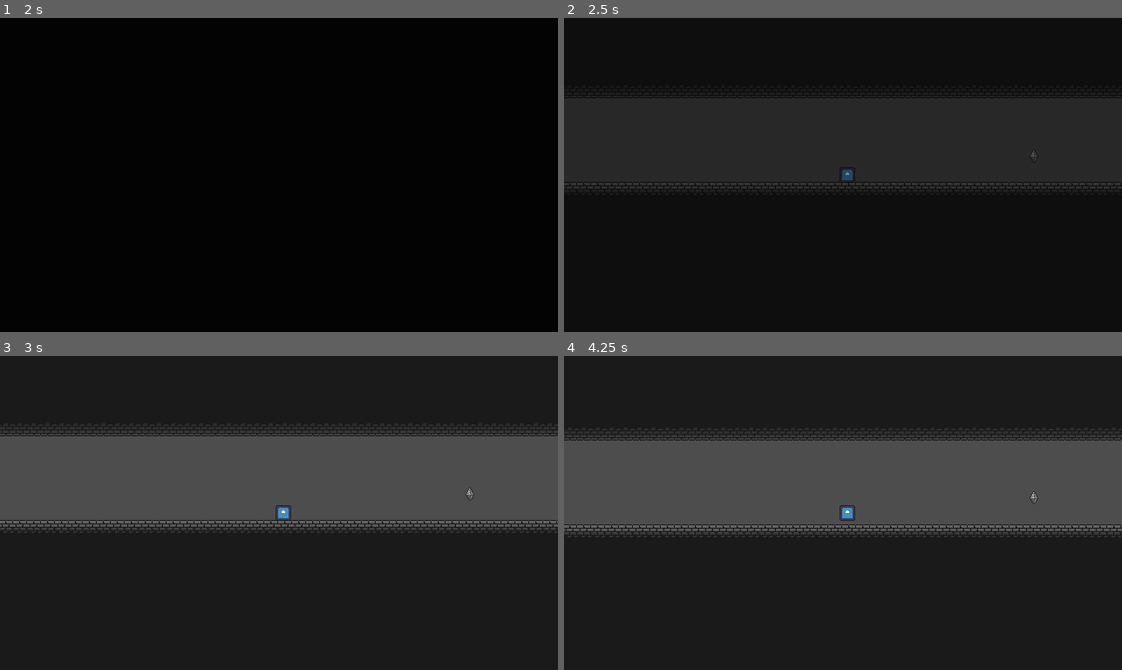
Above: before the commit, frames 1-4 (two rows, left to right).
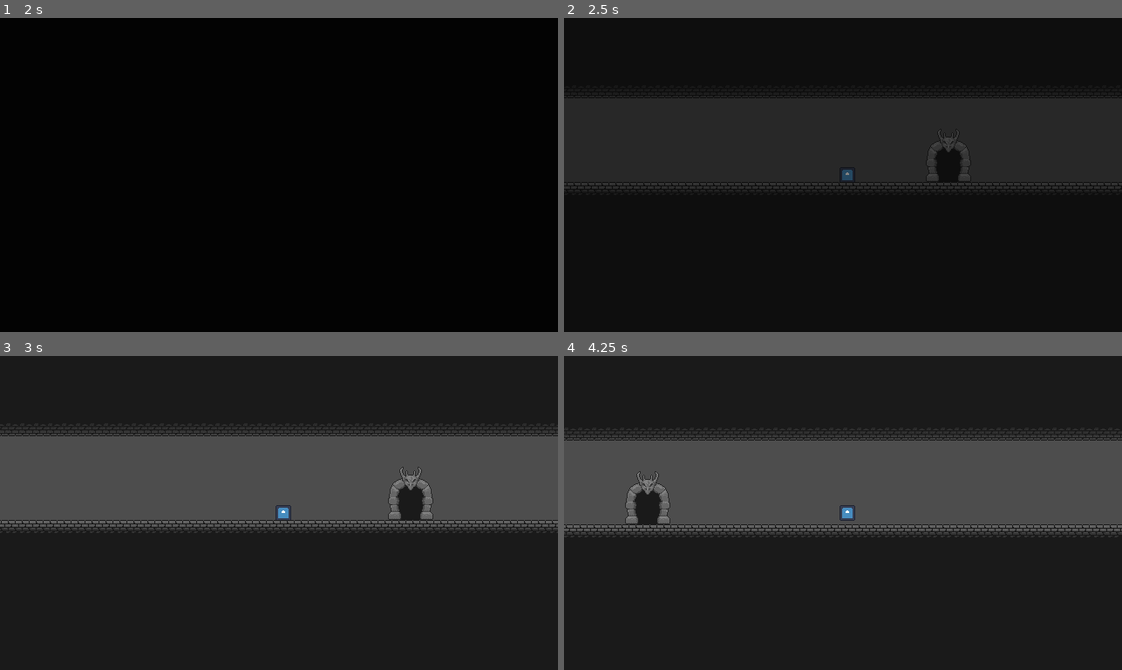
Above: after the commit, the same moments.

Repository: MatthewBL/Gates-and-Gems
Game: Godot game, scene res://scenes/level_manager/level_manager.tscn
Same seed, same stepped clock (60 frames per second), same inputs: the game is played once before the commit and once after it. The engine's default icon, where the game draws it, is replaced by a stand-in: a white triangle on a blue panel in a dark square.
Inputs:
- Up to frame 1 (2 s): tap Enter at 0.5 s; hold Space (ui_accept) 0.53-1.28 s; hold D (ui_right, bound only after the commit) from 0.53 s (still down); tap E (interact) at 1.35 s; tap Space (ui_accept) at 1.52, 1.55, 1.82 s
- Up to frame 2 (2.5 s): tap Space (ui_accept) at 2 s; release D (ui_right, bound only after the commit) at 2.03 s; hold A (ui_left, bound only after the commit) from 2.03 s (still down); hold Space (ui_accept) from 2.03 s (still down)
- Up to frame 3 (3 s): release A (ui_left, bound only after the commit) at 2.78 s; release Space (ui_accept) at 2.78 s; hold D (ui_right, bound only after the commit) from 2.78 s (still down); tap E (interact) at 2.85 s
- Up to frame 4 (4.25 s): keep holding D (ui_right, bound only after the commit); tap Space (ui_accept) at 3.02, 3.05, 3.32 s; hold Space (ui_accept) from 3.53 s (still down)

Frame 1 is identical in both runs. In frame 2, 1.2% of the frame differs, in the area x 0-100%, y 25-55%; in frame 3, 3.0%, in the area x 0-100%, y 21-57%; in frame 4, 3.0%.

Commit message:
Changed controls

Diff:
--- a/project.godot
+++ b/project.godot
@@ -29,6 +29,25 @@
 
 [input]
 
+ui_accept={
+"deadzone": 0.5,
+"events": [Object(InputEventKey,"resource_local_to_scene":false,"resource_name":"","device":16,"window_id":0,"alt_pressed":false,"shift_pressed":false,"ctrl_pressed":false,"meta_pressed":false,"pressed":false,"keycode":32,"physical_keycode":0,"key_label":0,"unicode":32,"location":0,"echo":false,"script":null)
+]
+}
+ui_left={
+"deadzone": 0.5,
+"events": [Object(InputEventKey,"resource_local_to_scene":false,"resource_name":"","device":-1,"window_id":0,"alt_pressed":false,"shift_pressed":false,"ctrl_pressed":false,"meta_pressed":false,"pressed":false,"keycode":65,"physical_keycode":0,"key_label":0,"unicode":97,"location":0,"echo":false,"script":null)
+, Object(InputEventJoypadButton,"resource_local_to_scene":false,"resource_name":"","device":-1,"button_index":13,"pressure":0.0,"pressed":false,"script":null)
+, Object(InputEventJoypadMotion,"resource_local_to_scene":false,"resource_name":"","device":-1,"axis":0,"axis_value":-1.0,"script":null)
+]
+}
+ui_right={
+"deadzone": 0.5,
+"events": [Object(InputEventKey,"resource_local_to_scene":false,"resource_name":"","device":-1,"window_id":0,"alt_pressed":false,"shift_pressed":false,"ctrl_pressed":false,"meta_pressed":false,"pressed":false,"keycode":68,"physical_keycode":0,"key_label":0,"unicode":100,"location":0,"echo":false,"script":null)
+, Object(InputEventJoypadButton,"resource_local_to_scene":false,"resource_name":"","device":-1,"button_index":14,"pressure":0.0,"pressed":false,"script":null)
+, Object(InputEventJoypadMotion,"resource_local_to_scene":false,"resource_name":"","device":-1,"axis":0,"axis_value":1.0,"script":null)
+]
+}
 interact={
 "deadzone": 0.2,
 "events": [Object(InputEventKey,"resource_local_to_scene":false,"resource_name":"","device":-1,"window_id":0,"alt_press …(192 unchanged characters)…
